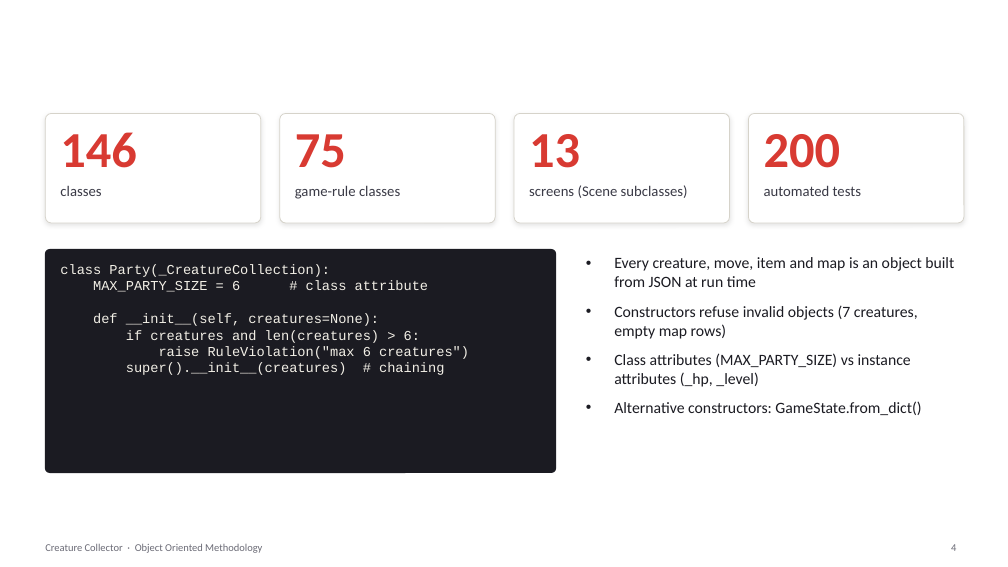
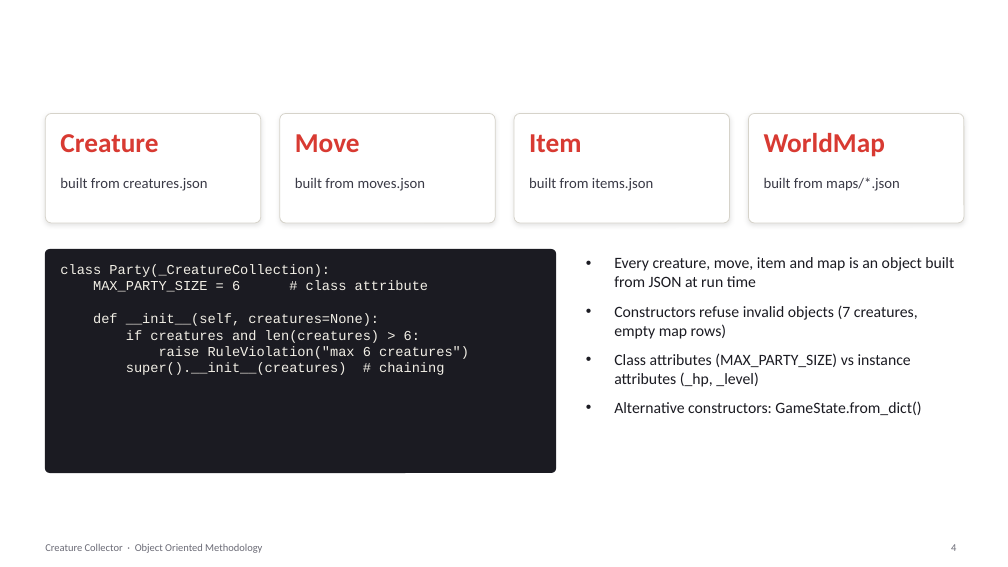
Before and after one commit to psdoom14/creature-collector, a slide deck: slide 4 of docs/presentation/CreatureCollector.pptx. Drawn at 1008x567 pixels with LibreOffice and Linux fonts; fonts in the diff are those of the drawing; background and template pictures are left out. Boxes give left, top, right and bottom in pixels: in the first picture for what was removed or moved away, otherwise in the second. Text is boxed around its words. In the diff, an @@ line names an element or a change of style, - is before the commit and + after.

```diff
--- a/docs/presentation/CreatureCollector.pptx
+++ b/docs/presentation/CreatureCollector.pptx
@@ text at [60, 134, 158, 152]: text changed; size 48 to 26 pt @@
-146
+Creature
@@ text at [295, 134, 360, 152]: text changed; size 48 to 26 pt @@
-75
+Move
@@ text at [529, 134, 581, 152]: text changed; size 48 to 26 pt @@
-13
+Item
@@ text at [764, 133, 885, 157]: text changed; size 48 to 26 pt @@
-200
+WorldMap
@@ text at [60, 178, 208, 191]: text changed @@
-classes
+built from creatures.json
@@ text at [295, 177, 426, 191]: text changed @@
-game-rule classes
+built from moves.json
@@ text at [529, 177, 653, 191]: text changed @@
-screens (Scene subclasses)
+built from items.json
@@ text at [764, 177, 900, 191]: text changed @@
-automated tests
+built from maps/*.json
```
Also in this commit, not shown: 9 other slides changed, 3 slides added, 2 slides removed, 3 other files.
